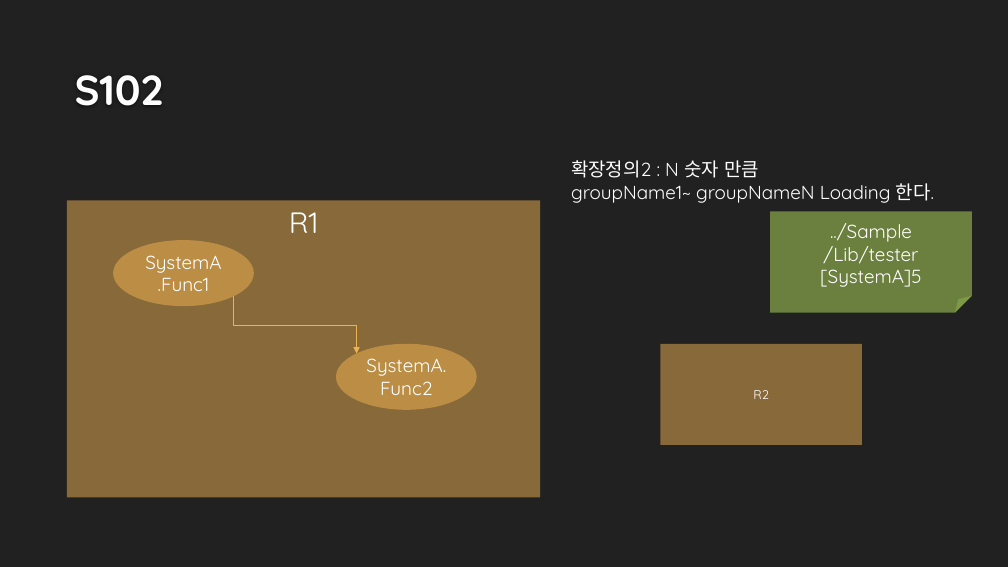
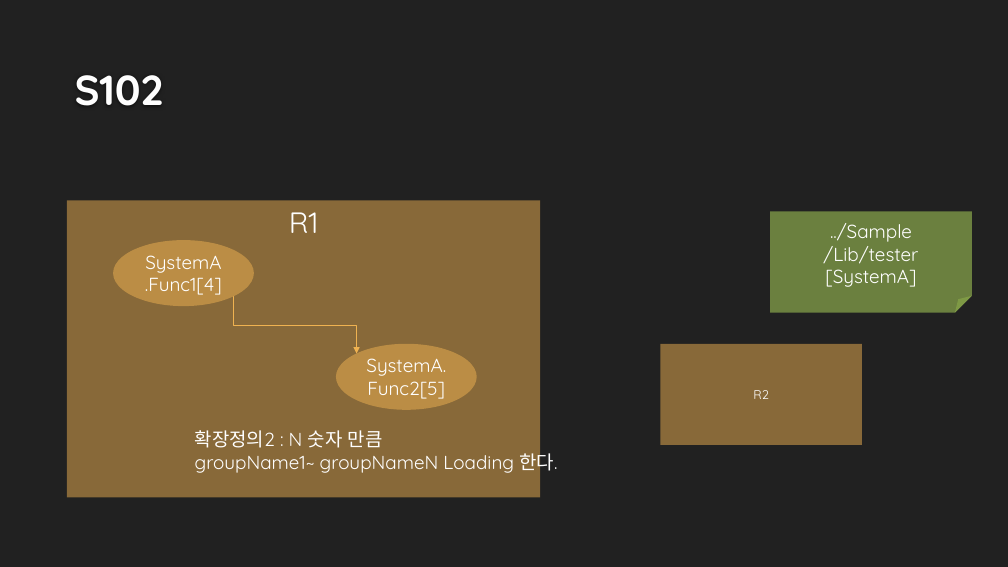
Before and after one commit to DualsoftDev/ds, a slide deck: slide 2 of DsDotNet/src/UnitTest/UnitTest.Model/ImportOfficeExample/ppt/T7_CopySystem.pptx (slide 3 before the commit). Drawn at 1008x567 pixels with LibreOffice and Linux fonts; fonts in the diff are those of the drawing; background and template pictures are left out. Boxes give left, top, right and bottom in pixels: in the first picture for what was removed or moved away, otherwise in the second. Text is boxed around its words. In the diff, an @@ line names an element or a change of style, - is before the commit and + after.

```diff
--- a/DsDotNet/src/UnitTest/UnitTest.Model/ImportOfficeExample/ppt/T7_CopySystem.pptx
+++ b/DsDotNet/src/UnitTest/UnitTest.Model/ImportOfficeExample/ppt/T7_CopySystem.pptx
@@ text in ellipse at bbox=[145, 255, 222, 295]: text changed @@
-SystemA .Func1
+SystemA .Func1[4]
@@ text in folded corner at bbox=[825, 263, 916, 287]: text changed @@
-[SystemA]5
+[SystemA]
@@ text in ellipse at bbox=[366, 358, 446, 399]: text changed @@
-SystemA.Func2
+SystemA.Func2[5]
@@ text "확장정의2 : N 숫자 만큼": place and size @@
-text "확장정의2 : N 숫자 만큼" at bbox=[571, 160, 934, 203]
+text "확장정의2 : N 숫자 만큼" at bbox=[195, 430, 557, 475]
```
Also in this commit, not shown: 1 slide removed, 12 other files.
